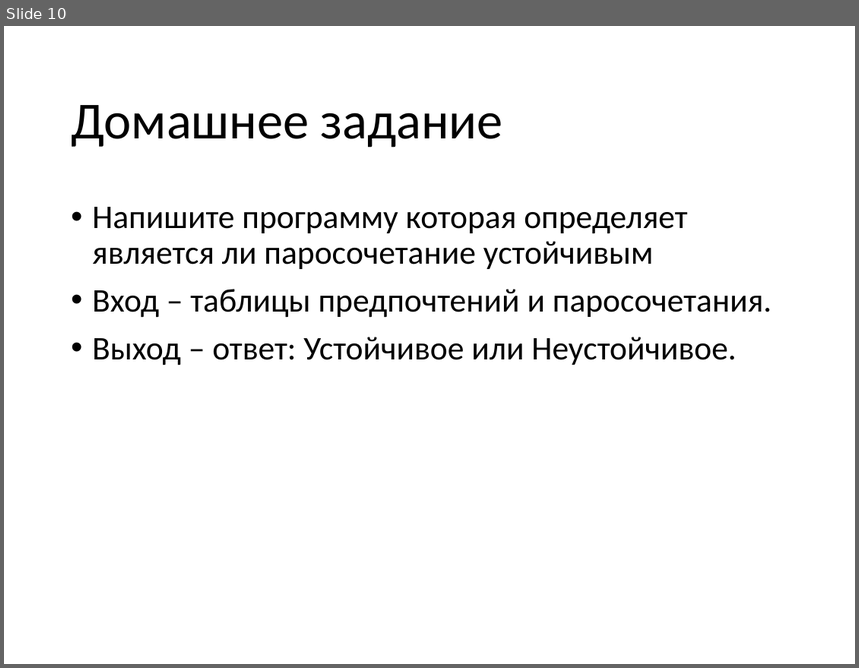
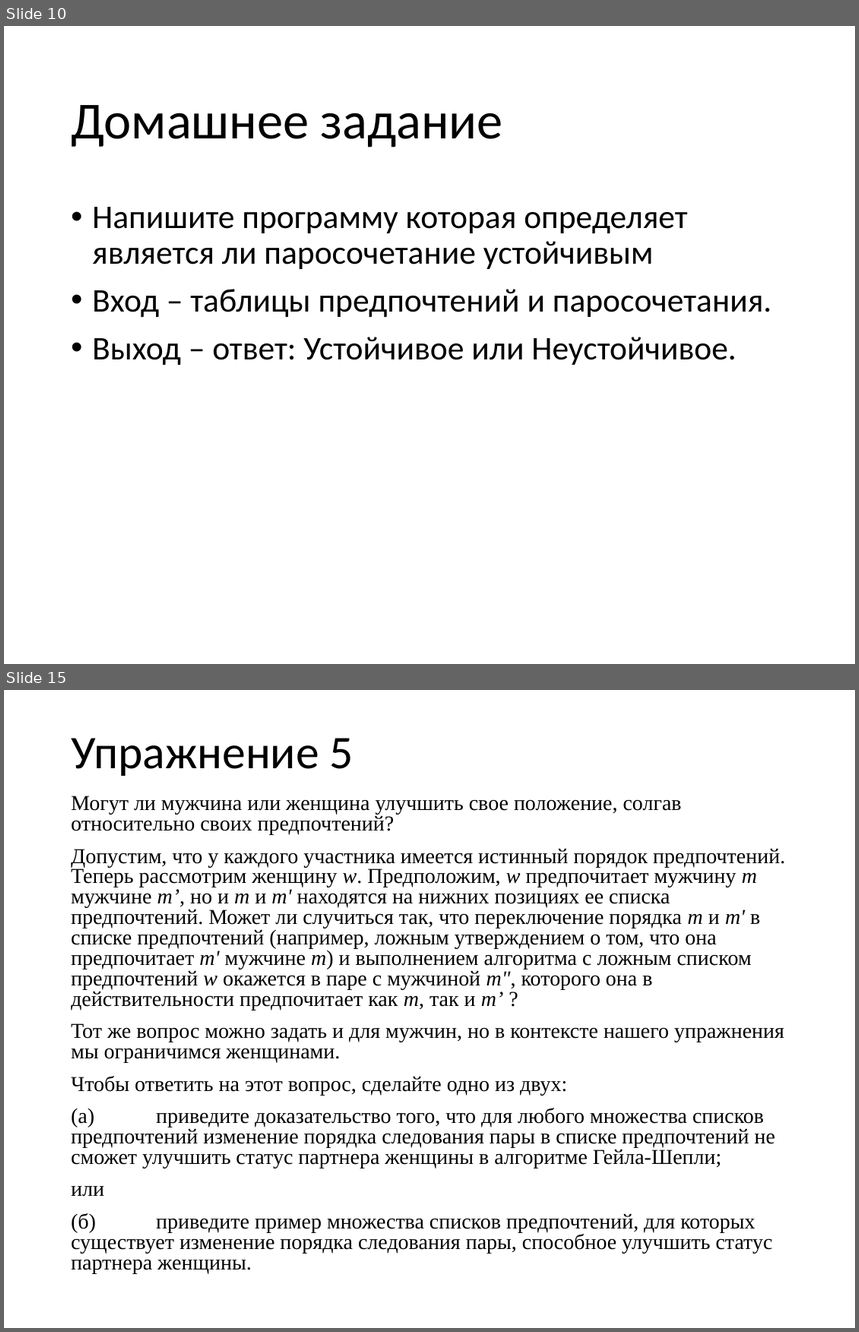
Before and after one commit to sudakov/algo-lab, a slide deck: practice.pptx. Shown one above the other, each under a label of ours: slide 10 before the commit, slides 10 and 15 after it; the slides between them are not shown. The pictures are 859x668 and 859x1332 pixels, drawn with LibreOffice and Linux fonts; fonts in the diff are those of the drawing. Boxes give left, top, right and bottom in pixels: in the first picture for what was removed or moved away, otherwise in the second. Text is boxed around its words. In the diff, an @@ line names an element or a change of style, - is before the commit and + after.

```diff
--- a/practice.pptx
+++ b/practice.pptx
@@ slide 15 added at (4, 690, 855, 1328), background #FFFFFF @@
@@ title added at (71, 738, 354, 776), 39.6 pt, text #000000 @@
+Упражнение 5
@@ text added at (71, 796, 785, 1274), 18 pt, text #000000 @@
+Могут ли мужчина или женщина улучшить свое положение, солгав относительно своих предпочтений?
+Допустим, что у каждого участника имеется истинный порядок предпочтений. Теперь рассмотрим женщину w. Предположим, w предпочитает мужчину m мужчине m’, но и m и m' находятся на нижних позициях ее списка предпочтений. Может ли случиться так, что переключение порядка m и m' в списке предпочтений (например, ложным утверждением о том, что она предпочитает m' мужчине m) и выполнением алгоритма с ложным списком предпочтений w окажется в паре с мужчиной m", которого она в действительности предпочитает как m, так и m’ ?
+Тот же вопрос можно задать и для мужчин, но в контексте нашего упражнения мы ограничимся женщинами.
+Чтобы ответить на этот вопрос, сделайте одно из двух:
+(а) приведите доказательство того, что для любого множества списков предпочтений изменение порядка следования пары в списке предпочтений не сможет улучшить статус партнера женщины в алгоритме Гейла-Шепли;
+или
+(б) приведите пример множества списков предпочтений, для которых существует изменение порядка следования пары, способное улучшить статус партнера женщины.
```
Also in this commit, not shown: 1 slide changed, 4 other slides added, 2 other files.
